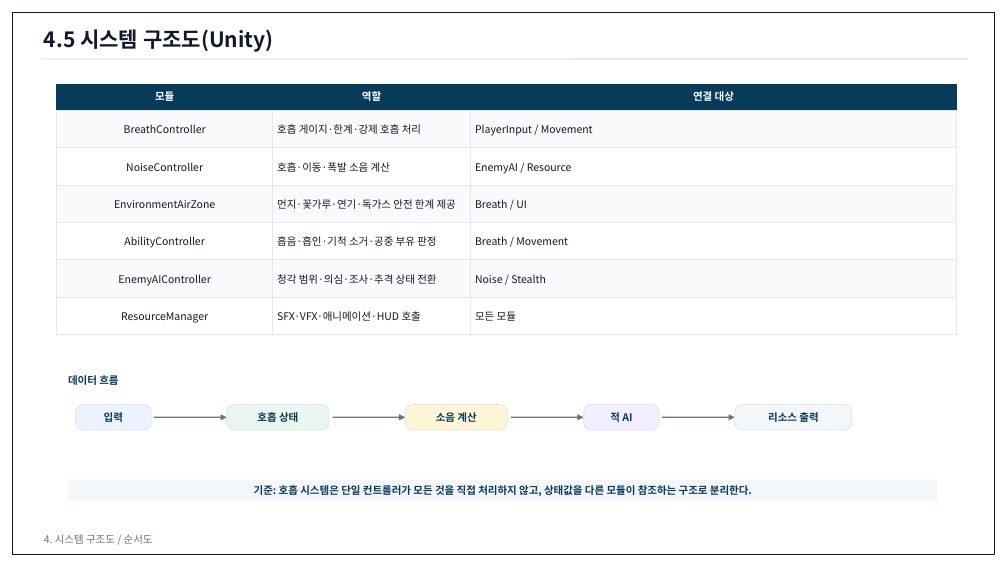
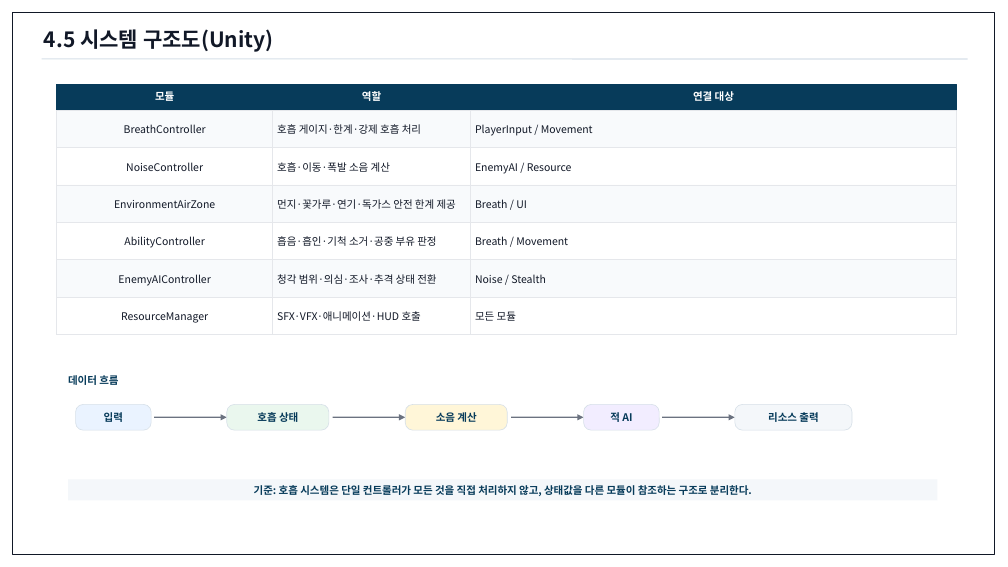
Before and after one commit to ysooj/Gihoek_8, a slide deck: slide 28 of [작업 중] 호흡 시스템 기획문서.pptx (slide 27 before the commit). Drawn at 1008x567 pixels with LibreOffice and Linux fonts; fonts in the diff are those of the drawing. Boxes give left, top, right and bottom in pixels: in the first picture for what was removed or moved away, otherwise in the second. Text is boxed around its words. In the diff, an @@ line names an element or a change of style, - is before the commit and + after.

```diff
--- a/[작업 중] 호흡 시스템 기획문서.pptx
+++ b/[작업 중] 호흡 시스템 기획문서.pptx
@@ text removed at (x1=44, y1=534, x2=153, y2=544) @@
-4. 시스템 구조도 / 순서도
```
Also in this commit, not shown: 28 other slides changed, 1 slide added, 3 other files.
